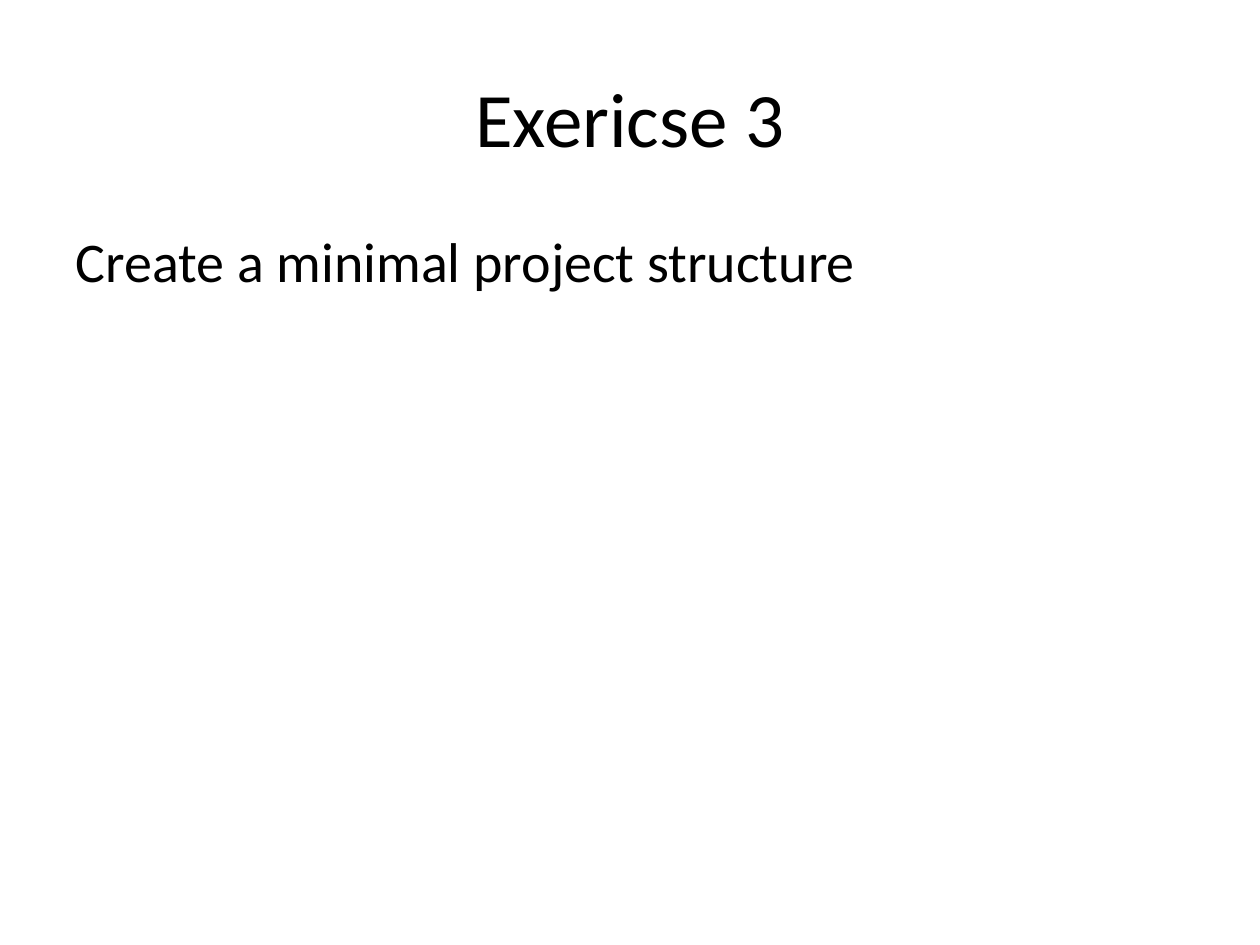
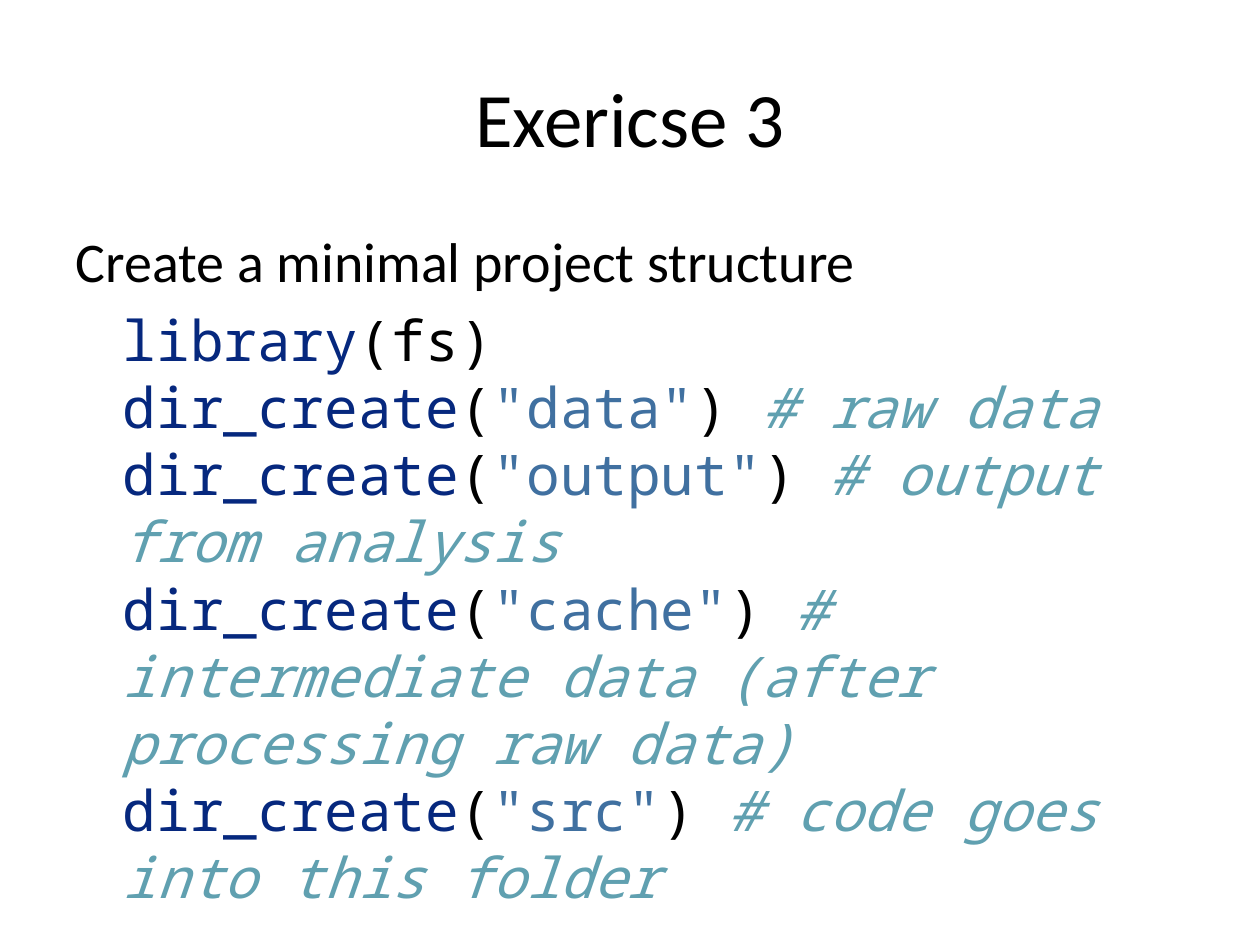
Before and after one commit to pcmathias/MSACL-intermediate-R-course, a slide deck: slide 19 of slides/01---Reproducible-Research.pptx. Drawn at 1260x945 pixels with LibreOffice and Linux fonts; fonts in the diff are those of the drawing. Boxes give left, top, right and bottom in pixels: in the first picture for what was removed or moved away, otherwise in the second. Text is boxed around its words. In the diff, an @@ line names an element or a change of style, - is before the commit and + after.

```diff
--- a/slides/01---Reproducible-Research.pptx
+++ b/slides/01---Reproducible-Research.pptx
@@ text at [123,318,1099,845]: paragraph added @@
+library(fs)
+dir_create("data") # raw data
+dir_create("output") # output from analysis
+dir_create("cache") # intermediate data (after processing raw data)
+dir_create("src") # code goes into this folder
```
Also in this commit, not shown: 5 other slides changed, 2 slides added, 2 slides removed, 1 other file.
